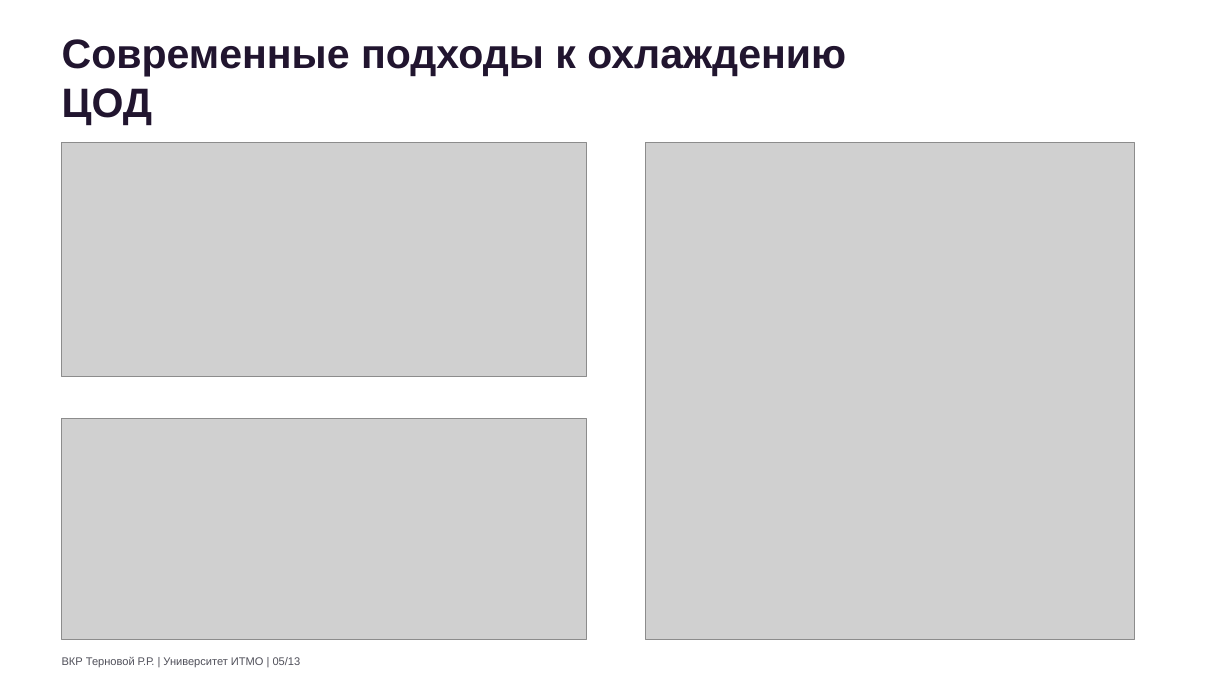
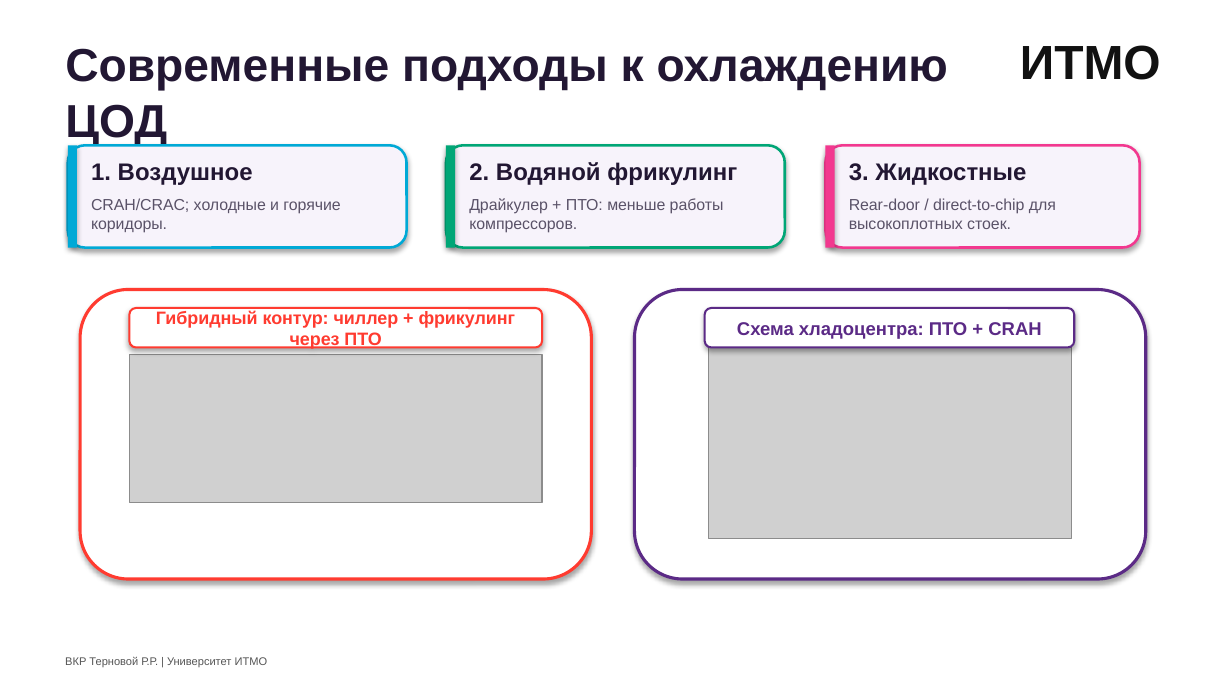
Before and after one commit to SENATOROVAI/VKR_COLD, a slide deck: slide 5 of Презентация_ВКР_Терновой_РР_хладоцентр_ЦОД.pptx. Drawn at 1232x693 pixels with LibreOffice and Linux fonts; fonts in the diff are those of the drawing; grey boxes stand for pictures; background and template pictures are left out. Boxes give left, top, right and bottom in pixels: in the first picture for what was removed or moved away, otherwise in the second. Text is boxed around its words. In the diff, an @@ line names an element or a change of style, - is before the commit and + after.

```diff
--- a/Презентация_ВКР_Терновой_РР_хладоцентр_ЦОД.pptx
+++ b/Презентация_ВКР_Терновой_РР_хладоцентр_ЦОД.pptx
@@ rectangle added at [0, 0, 1232, 692], fill #FFFFFF, outline #FFFFFF 0.75 pt @@
@@ text "Современные подходы к охлаждению ЦОД": place and size @@
-text "Современные подходы к охлаждению ЦОД" at [62, 39, 846, 126]
+text "Современные подходы к охлаждению ЦОД" at [65, 48, 948, 147]
@@ text "Современные подходы к охлаждению ЦОД" at [65, 48, 948, 147]: size 24 to 27 pt, text colour #21152F to #221733; vertical alignment middle to top @@
@@ text added at [1020, 45, 1161, 80], 28 pt, text #111111, bold @@
+ИТМО
@@ picture removed at [62, 143, 586, 377] @@
@@ rounded rectangle added at [68, 145, 407, 248], fill #F7F3FB, outline #00A9D6 1.5 pt @@
@@ rectangle added at [68, 145, 76, 248], fill #00A9D6 @@
@@ rounded rectangle added at [446, 145, 785, 248], fill #F7F3FB, outline #00A676 1.5 pt @@
@@ rectangle added at [446, 145, 455, 248], fill #00A676 @@
@@ rounded rectangle added at [825, 145, 1140, 248], fill #F7F3FB, outline #F2388F 1.5 pt @@
@@ rectangle added at [825, 145, 834, 248], fill #F2388F @@
@@ text added at [91, 163, 253, 185], 14 pt, text #221733, bold @@
+1. Воздушное
@@ text added at [469, 162, 737, 185], 14 pt, text #221733, bold @@
+2. Водяной фрикулинг
@@ text added at [849, 163, 1026, 185], 14 pt, text #221733, bold @@
+3. Жидкостные
@@ text added at [91, 198, 340, 233], 9.3 pt, text #5A5268 @@
+CRAH/CRAC; холодные и горячие коридоры.
@@ text added at [469, 198, 724, 233], 9.3 pt, text #5A5268 @@
+Драйкулер + ПТО: меньше работы компрессоров.
@@ text added at [849, 198, 1056, 229], 9.3 pt, text #5A5268 @@
+Rear-door / direct-to-chip для высокоплотных стоек.
@@ rounded rectangle added at [80, 290, 591, 579], fill #FFFFFF, outline #FF3B30 1.8 pt @@
@@ rounded rectangle added at [634, 290, 1146, 579], fill #FFFFFF, outline #5B2A86 1.8 pt @@
@@ rounded rectangle added at [129, 308, 542, 347], fill #FFFFFF, outline #FF3B30 1.2 pt, 10.5 pt, text #FF3B30, bold @@
+Гибридный контур: чиллер + фрикулинг через ПТО
@@ rounded rectangle added at [705, 308, 1074, 347], fill #FFFFFF, outline #5B2A86 1.2 pt, 10.8 pt, text #5B2A86, bold @@
+Схема хладоцентра: ПТО + CRAH
@@ picture: place and size @@
-picture at [62, 419, 586, 639]
+picture at [129, 355, 542, 503]
@@ picture: place and size @@
-picture at [646, 143, 1135, 639]
+picture at [708, 347, 1072, 538]
@@ text "ВКР Терновой Р.Р. | Университет ..." at [65, 657, 268, 667]: vertical alignment middle to top @@
@@ text at [65, 657, 268, 667]: text changed; text colour #50505A to #555555 @@
-ВКР Терновой Р.Р. | Университет ИТМО | 05/13
+ВКР Терновой Р.Р. | Университет ИТМО
```
Also in this commit, not shown: 4 other slides changed.
